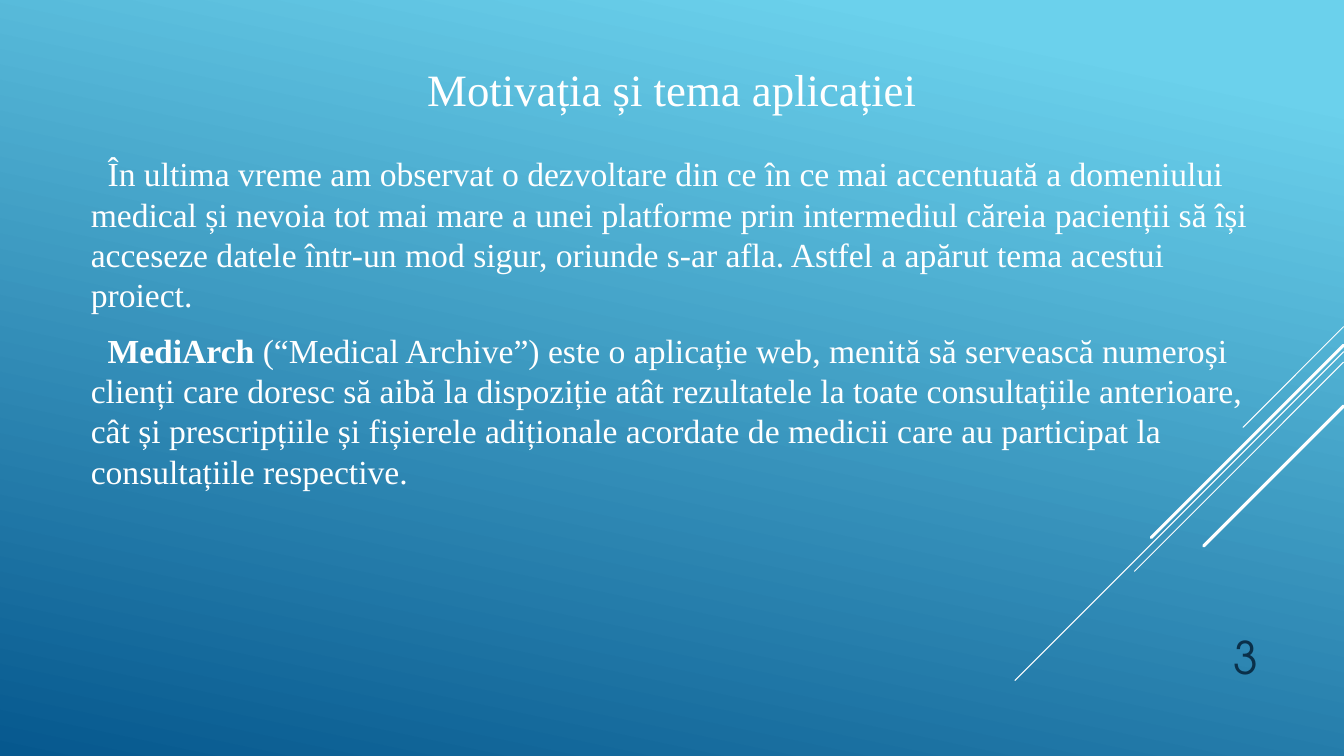
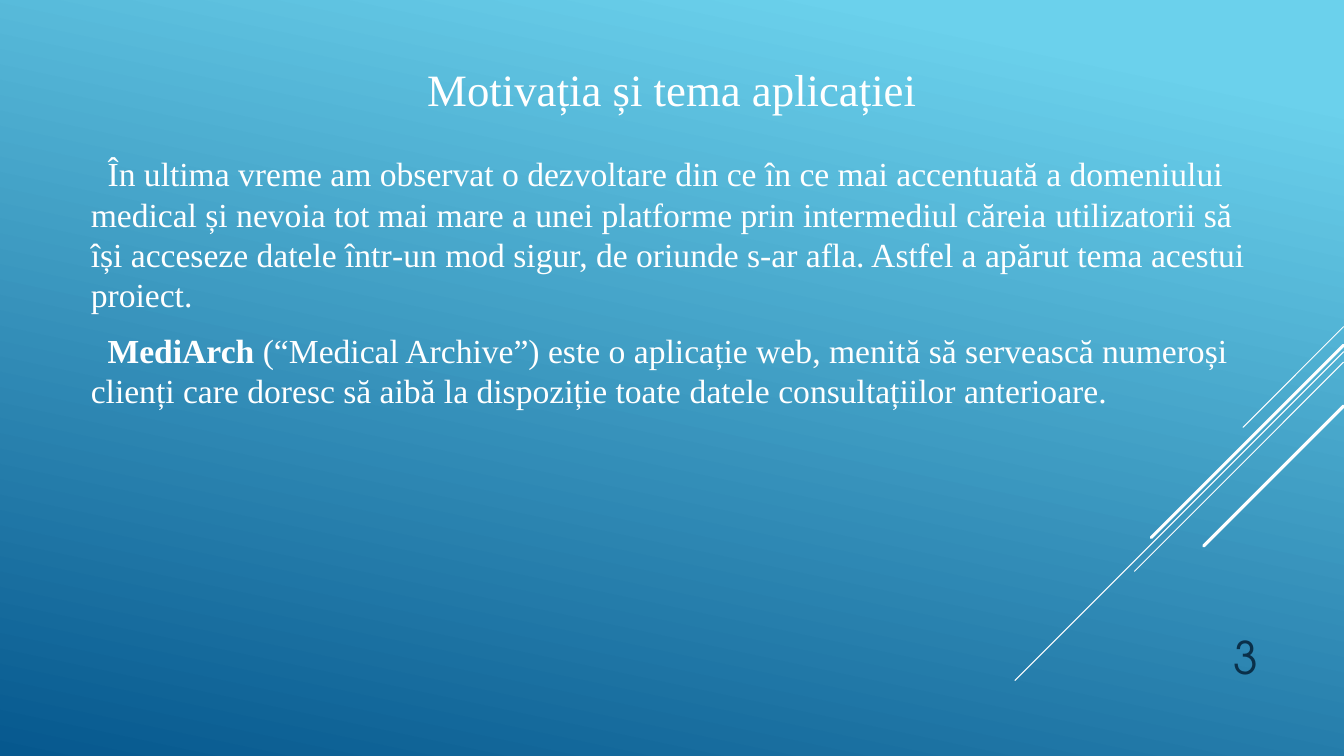
Before and after one commit to GeoMoro/Licenta-MediArch, a slide deck: slide 3 of Prezentare/MediArch.pptx (slide 4 before the commit). Drawn at 1344x756 pixels with LibreOffice and Linux fonts; fonts in the diff are those of the drawing. Boxes give left, top, right and bottom in pixels: in the first picture for what was removed or moved away, otherwise in the second. Text is boxed around its words. In the diff, an @@ line names an element or a change of style, - is before the commit and + after.

```diff
--- a/Prezentare/MediArch.pptx
+++ b/Prezentare/MediArch.pptx
@@ text at box(91, 160, 1244, 410): text changed @@
-În ultima vreme am observat o dezvoltare din ce în ce mai accentuată a domeniului medical și nevoia tot mai mare a unei platforme prin intermediul căreia pacienții să își acceseze datele într-un mod sigur, oriunde s-ar afla. Astfel a apărut tema acestui proiect.
-MediArch (“Medical Archive”) este o aplicație web, menită să servească numeroși clienți care doresc să aibă la dispoziție atât rezultatele la toate consultațiile anterioare, cât și prescripțiile și fișierele adiționale acordate de medicii care au participat la consultațiile respective.
+În ultima vreme am observat o dezvoltare din ce în ce mai accentuată a domeniului medical și nevoia tot mai mare a unei platforme prin intermediul căreia utilizatorii să își acceseze datele într-un mod sigur, de oriunde s-ar afla. Astfel a apărut tema acestui proiect.
+MediArch (“Medical Archive”) este o aplicație web, menită să servească numeroși clienți care doresc să aibă la dispoziție toate datele consultațiilor anterioare.
```
Also in this commit, not shown: 4 other slides changed, 1 slide added, 1 slide removed, 5 other files.
